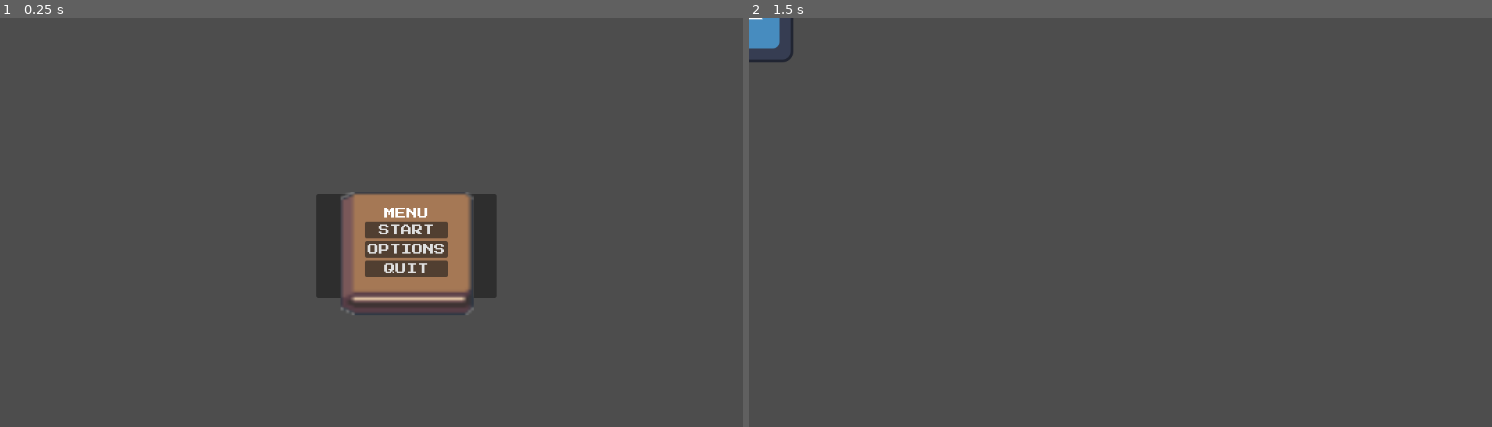
Above: before the commit, frames 1-2 (left to right).
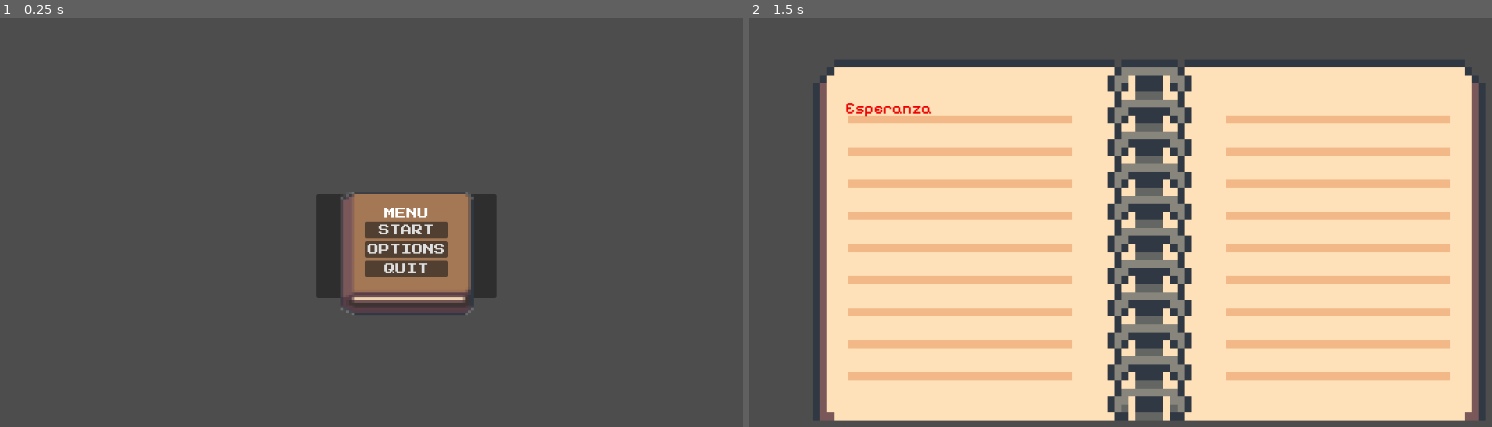
Above: after the commit, the same moments.

Repository: AlePatata/Puzlitas
Game: Godot game, scene res://main_menu.tscn
The game is run twice, just before and just after one commit, with the same random seed, the same clock (stepped at 60 frames per second) and the same inputs. The engine's default icon, where the game draws it, is replaced by a stand-in: a white triangle on a blue panel in a dark square.
Inputs (mouse positions are in pixels of both pictures, inside the frame that each line leads up to):
- Up to frame 1 (0.25 s): no input
- Up to frame 2 (1.5 s): click "START" at 0.5 s; tap Enter at 1.25 s; move the mouse to (1321, 218) at 1.27 s; click (1321, 218) at 1.42 s

The runs differ from the first frame. In frame 1, 0.2% of the frame differs, in the area x 46-64%, y 43-70%; in frame 2, 79%, in the area x 0-100%, y 0-99%.

Commit message:
creada escena diario con palabras clickeables. Cambiada la main scene que se ejecuta al comenzar el juego

Diff:
--- a/Proyecto Godot/diario.tscn
+++ /dev/null
@@ -1,18 +0,0 @@
-[gd_scene load_steps=3 format=3 uid="uid://beks5ba1d64ov"]
-
-[ext_resource type="Texture2D" uid="uid://voo7evsiktog" path="res://icon.svg" id="1_w3rvd"]
-
-[sub_resource type="RectangleShape2D" id="RectangleShape2D_un3k4"]
-
-[node name="main" type="Node2D"]
-position = Vector2(39, 3)
-
-[node name="AnimatableBody2D" type="AnimatableBody2D" parent="."]
-
-[node name="CollisionShape2D" type="CollisionShape2D" parent="AnimatableBody2D"]
-position = Vector2(81, 57)
-shape = SubResource("RectangleShape2D_un3k4")
-
-[node name="Sprite2D" type="Sprite2D" parent="AnimatableBody2D/CollisionShape2D"]
-position = Vector2(10, 30)
-texture = ExtResource("1_w3rvd")
--- a/Proyecto Godot/main_menu.gd
+++ b/Proyecto Godot/main_menu.gd
@@ -11,7 +11,7 @@
 
 
 func _on_start_pressed():
-	get_tree().change_scene_to_file("res://scenes/Main.tscn")
+	get_tree().change_scene_to_file("res://scenes/diario.tscn")
 
 func _on_quit_pressed():
 	get_tree().quit()
--- a/Proyecto Godot/project.godot
+++ b/Proyecto Godot/project.godot
@@ -11,9 +11,7 @@
 [application]
 
 config/name="Dictiotheraphy"
-
 run/main_scene="res://main_menu.tscn"
-
 config/features=PackedStringArray("4.2", "Forward Plus")
 config/icon="res://scenes/icon.svg"
 
@@ -24,3 +22,7 @@
 "events": [Object(InputEventKey,"resource_local_to_scene":false,"resource_name":"","device":0,"window_id":0,"alt_presse …(181 unchanged characters)…
 ]
 }
+
+[rendering]
+
+textures/canvas_textures/default_texture_filter=0
--- /dev/null
+++ b/Proyecto Godot/scenes/diario.tscn
@@ -0,0 +1,75 @@
+[gd_scene load_steps=9 format=3 uid="uid://beks5ba1d64ov"]
+
+[ext_resource type="Texture2D" uid="uid://dip1kgp0mqm7u" path="res://assets/diario.png" id="1_j0ugt"]
+[ext_resource type="Script" path="res://scenes/palabras.gd" id="2_ea2fk"]
+[ext_resource type="FontFile" uid="uid://8togpyok3edv" path="res://assets/fonts/Pixelify_Sans/static/PixelifySans-Medium.ttf" id="3_xnje1"]
+
+[sub_resource type="RectangleShape2D" id="RectangleShape2D_un3k4"]
+size = Vector2(973, 527)
+
+[sub_resource type="LabelSettings" id="LabelSettings_tibx8"]
+font = ExtResource("3_xnje1")
+font_size = 23
+font_color = Color(0.937255, 0, 0, 1)
+
+[sub_resource type="RectangleShape2D" id="RectangleShape2D_rh27a"]
+size = Vector2(128, 26)
+
+[sub_resource type="Animation" id="Animation_e1vom"]
+resource_name = "Move"
+tracks/0/type = "value"
+tracks/0/imported = false
+tracks/0/enabled = true
+tracks/0/path = NodePath("..:position")
+tracks/0/interp = 1
+tracks/0/loop_wrap = true
+tracks/0/keys = {
+"times": PackedFloat32Array(0, 1),
+"transitions": PackedFloat32Array(1, 1),
+"update": 0,
+"values": [Vector2(111, 112), Vector2(121, 585)]
+}
+
+[sub_resource type="AnimationLibrary" id="AnimationLibrary_c0cub"]
+_data = {
+"Move": SubResource("Animation_e1vom")
+}
+
+[node name="main" type="Node2D"]
+position = Vector2(39, 3)
+
+[node name="AnimatableBody2D" type="AnimatableBody2D" parent="."]
+position = Vector2(-178, -98)
+metadata/_edit_group_ = true
+
+[node name="Sprite2D" type="Sprite2D" parent="AnimatableBody2D"]
+position = Vector2(706.045, 409.5)
+scale = Vector2(10.1011, 11.587)
+texture = ExtResource("1_j0ugt")
+
+[node name="CollisionShape2D" type="CollisionShape2D" parent="AnimatableBody2D"]
+position = Vector2(716.5, 417.5)
+shape = SubResource("RectangleShape2D_un3k4")
+
+[node name="Area2D" type="Area2D" parent="."]
+position = Vector2(106, 113)
+script = ExtResource("2_ea2fk")
+metadata/_edit_group_ = true
+
+[node name="Label" type="Label" parent="Area2D"]
+offset_left = -6.0
+offset_right = 97.0
+offset_bottom = 32.0
+text = "Esperanza"
+label_settings = SubResource("LabelSettings_tibx8")
+
+[node name="CollisionShape2D" type="CollisionShape2D" parent="Area2D"]
+use_parent_material = true
+position = Vector2(60, 16)
+shape = SubResource("RectangleShape2D_rh27a")
+
+[node name="AnimationPlayer" type="AnimationPlayer" parent="Area2D"]
+root_node = NodePath("../CollisionShape2D")
+libraries = {
+"": SubResource("AnimationLibrary_c0cub")
+}
--- /dev/null
+++ b/Proyecto Godot/scenes/palabras.gd
@@ -0,0 +1,17 @@
+extends Area2D
+
+# Indica la posición a la que se moverá el objeto cuando se haga clic
+var target_position = Vector2(100, 100) # Cambia esto según la ubicación deseada
+
+func _ready():
+	# Conectar la señal de eventos de entrada de forma más moderna
+	connect("input_event", Callable(self, "_on_input_event"))
+
+
+func _on_input_event(viewport, event, shape_idx):
+	if event is InputEventMouseButton and event.pressed and event.button_index == MOUSE_BUTTON_LEFT:
+		# Llamar a la función para mover el objeto
+		move_object()
+
+func move_object():
+	$AnimationPlayer.play("Move")
Binary file added: Proyecto Godot/assets/diario.png
Not shown, added: Proyecto Godot/assets/diario.png.import
